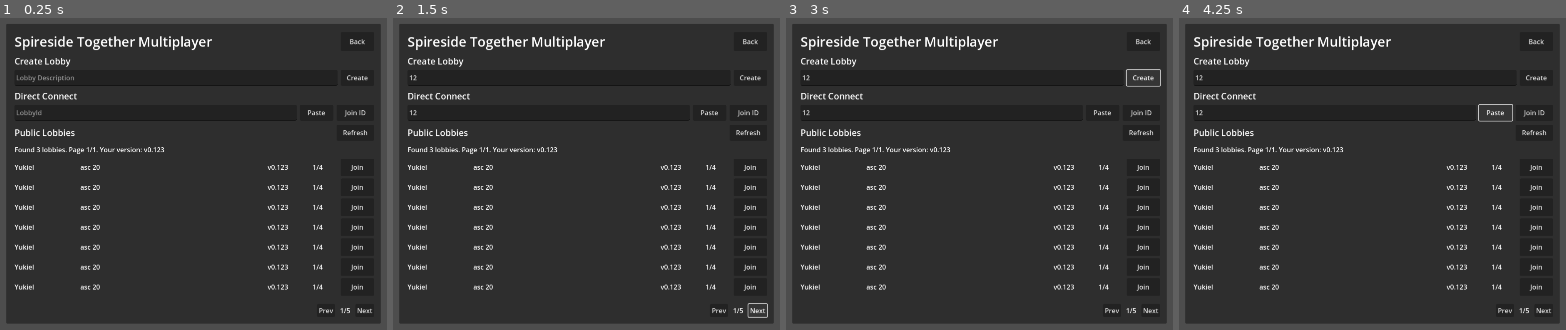
Above: before the commit, frames 1-4 (left to right).
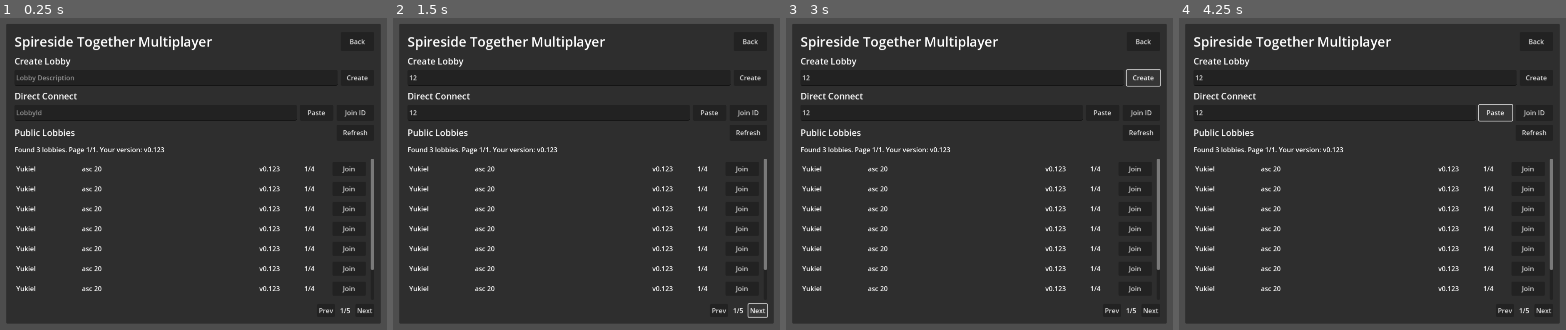
Above: after the commit, the same moments.

Repository: omgyukiel/spireside-together
Game: Godot game, scene res://server_browser_screen.tscn
Same seed, same stepped clock (60 frames per second), same inputs: the game is played once before the commit and once after it.
Inputs (mouse positions are in pixels of both pictures, inside the frame that each line leads up to):
- Up to frame 1 (0.25 s): no input
- Up to frame 2 (1.5 s): click (567, 77) at 0.52 s; type "12" at 0.6 s; click (547, 111) at 0.75 s; type "12" at 0.83 s; click "Next" at 1.25 s
- Up to frame 3 (3 s): click "Next" at 2 s; click "Create" at 2.75 s
- Up to frame 4 (4.25 s): click "Paste" at 3.5 s

The runs differ from the first frame. In frame 1, 2.7% of the frame differs, in the area x 3-97%, y 45-89%; in frame 2, 2.7%; in frame 3, 2.7%; in frame 4, 2.7%.

Commit message:
fix: pad lobby browser row list

Diff:
--- a/server-browser-ui/LobbyRow.tscn
+++ b/server-browser-ui/LobbyRow.tscn
@@ -29,6 +29,9 @@
 text = "1/4"
 
 [node name="JoinButton" type="Button" parent="."]
-custom_minimum_size = Vector2(80, 36)
+custom_minimum_size = Vector2(80, 34)
 layout_mode = 2
+size_flags_horizontal = 4
+size_flags_vertical = 4
+theme_override_constants/h_separation = 4
 text = "Join"
--- a/server-browser-ui/server_browser_screen.tscn
+++ b/server-browser-ui/server_browser_screen.tscn
@@ -133,30 +133,43 @@
 layout_mode = 2
 size_flags_vertical = 3
 
-[node name="Rows" type="VBoxContainer" parent="PanelContainer/MarginContainer/VBoxContainer/ScrollContainer"]
+[node name="MarginContainer" type="MarginContainer" parent="PanelContainer/MarginContainer/VBoxContainer/ScrollContainer"]
+layout_mode = 2
+theme_override_constants/margin_left = 4
+theme_override_constants/margin_top = 4
+theme_override_constants/margin_right = 4
+theme_override_constants/margin_bottom = 4
+
+[node name="Rows" type="VBoxContainer" parent="PanelContainer/MarginContainer/VBoxContainer/ScrollContainer/MarginContainer"]
 layout_mode = 2
 size_flags_horizontal = 3
 theme_override_constants/separation = 6
 
-[node name="LobbyRow2" parent="PanelContainer/MarginContainer/VBoxContainer/ScrollContainer/Rows" instance=ExtResource("1_obugh")]
+[node name="LobbyRow2" parent="PanelContainer/MarginContainer/VBoxContainer/ScrollContainer/MarginContainer/Rows" instance=ExtResource("1_obugh")]
 layout_mode = 2
 
-[node name="LobbyRow3" parent="PanelContainer/MarginContainer/VBoxContainer/ScrollContainer/Rows" instance=ExtResource("1_obugh")]
+[node name="LobbyRow3" parent="PanelContainer/MarginContainer/VBoxContainer/ScrollContainer/MarginContainer/Rows" instance=ExtResource("1_obugh")]
 layout_mode = 2
 
-[node name="LobbyRow4" parent="PanelContainer/MarginContainer/VBoxContainer/ScrollContainer/Rows" instance=ExtResource("1_obugh")]
+[node name="LobbyRow4" parent="PanelContainer/MarginContainer/VBoxContainer/ScrollContainer/MarginContainer/Rows" instance=ExtResource("1_obugh")]
 layout_mode = 2
 
-[node name="LobbyRow5" parent="PanelContainer/MarginContainer/VBoxContainer/ScrollContainer/Rows" instance=ExtResource("1_obugh")]
+[node name="LobbyRow5" parent="PanelContainer/MarginContainer/VBoxContainer/ScrollContainer/MarginContainer/Rows" instance=ExtResource("1_obugh")]
 layout_mode = 2
 
-[node name="LobbyRow" parent="PanelContainer/MarginContainer/VBoxContainer/ScrollContainer/Rows" instance=ExtResource("1_obugh")]
+[node name="LobbyRow" parent="PanelContainer/MarginContainer/VBoxContainer/ScrollContainer/MarginContainer/Rows" instance=ExtResource("1_obugh")]
 layout_mode = 2
 
-[node name="LobbyRow6" parent="PanelContainer/MarginContainer/VBoxContainer/ScrollContainer/Rows" instance=ExtResource("1_obugh")]
+[node name="LobbyRow6" parent="PanelContainer/MarginContainer/VBoxContainer/ScrollContainer/MarginContainer/Rows" instance=ExtResource("1_obugh")]
 layout_mode = 2
 
-[node name="LobbyRow7" parent="PanelContainer/MarginContainer/VBoxContainer/ScrollContainer/Rows" instance=ExtResource("1_obugh")]
+[node name="LobbyRow7" parent="PanelContainer/MarginContainer/VBoxContainer/ScrollContainer/MarginContainer/Rows" instance=ExtResource("1_obugh")]
+layout_mode = 2
+
+[node name="LobbyRow8" parent="PanelContainer/MarginContainer/VBoxContainer/ScrollContainer/MarginContainer/Rows" instance=ExtResource("1_obugh")]
+layout_mode = 2
+
+[node name="LobbyRow9" parent="PanelContainer/MarginContainer/VBoxContainer/ScrollContainer/MarginContainer/Rows" instance=ExtResource("1_obugh")]
 layout_mode = 2
 
 [node name="Pagination" type="HBoxContainer" parent="PanelContainer/MarginContainer/VBoxContainer"]
Not shown, changed: .gitignore
Not shown, changed: SpiresideTogether.csproj
